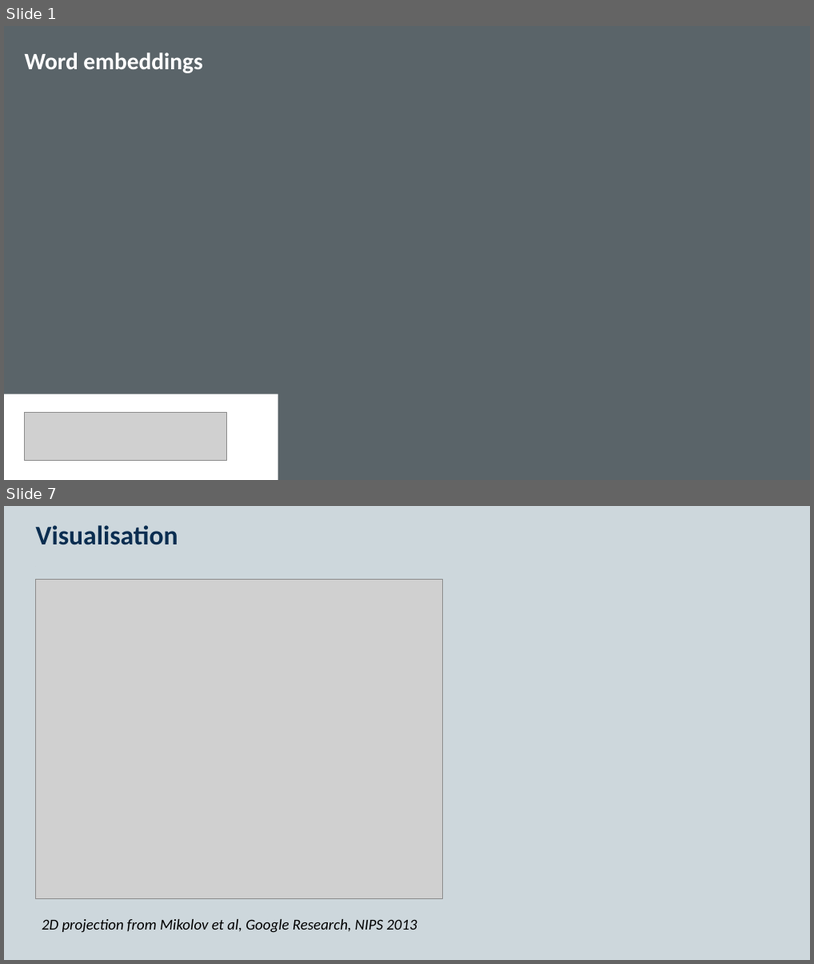
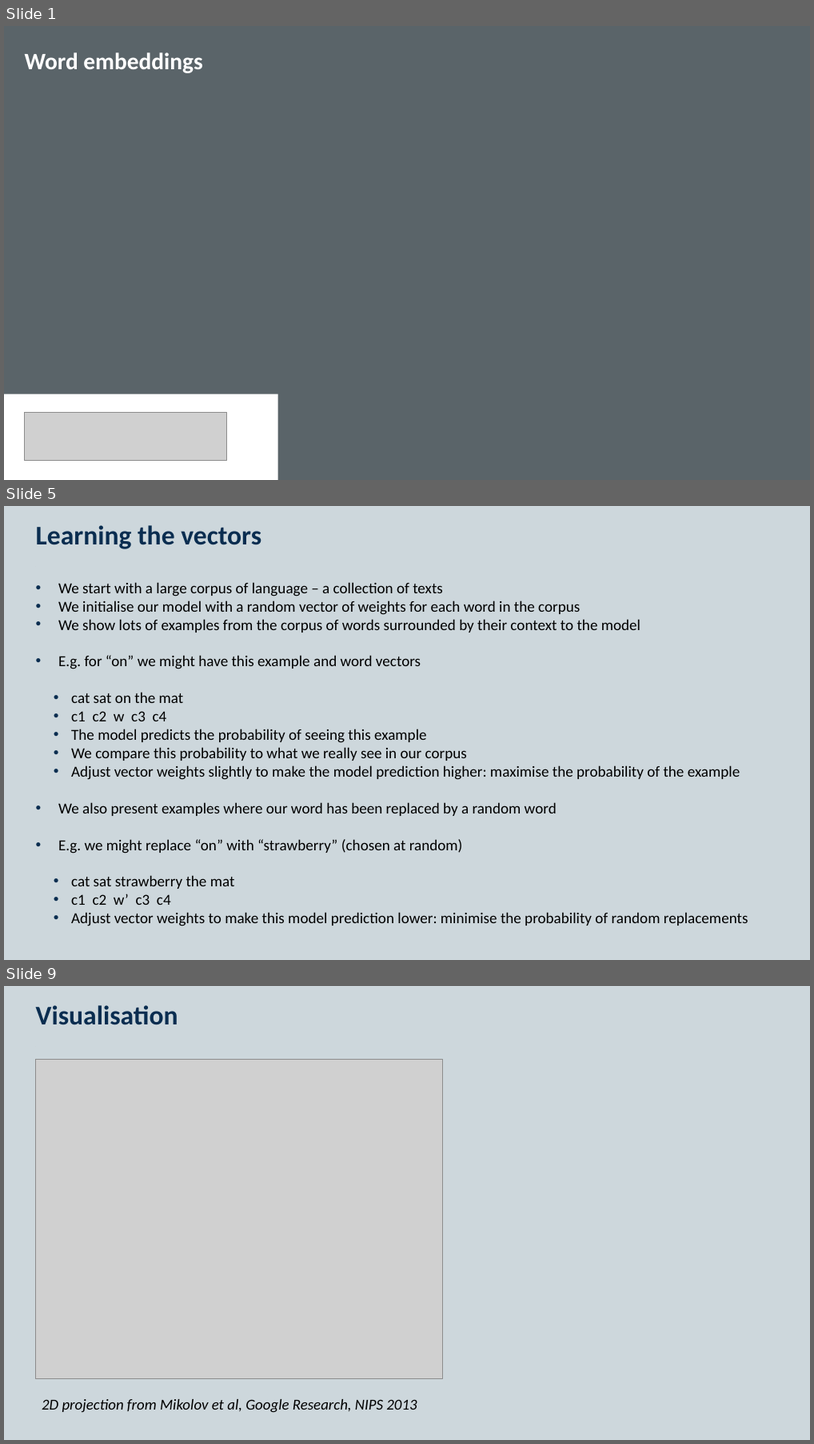
Before and after one commit to KCL-Health-NLP/nlp-half-day-workshop, a slide deck: presentations/word-embeddings.pptx. Shown one above the other, each under a label of ours: slides 1 and 7 before the commit, slides 1, 5 and 9 after it; the slides between them are not shown. The pictures are 814x964 and 814x1444 pixels, drawn with LibreOffice and Linux fonts; fonts in the diff are those of the drawing; grey boxes stand for pictures; background and template pictures are left out. Boxes give left, top, right and bottom in pixels: in the first picture for what was removed or moved away, otherwise in the second. Text is boxed around its words. In the diff, an @@ line names an element or a change of style, - is before the commit and + after.

```diff
--- a/presentations/word-embeddings.pptx
+++ b/presentations/word-embeddings.pptx
@@ slide 5 added at (x1=4, y1=506, x2=810, y2=960), background #CDD7DC; not listed: 2 template elements that a slide beside it also shows @@
@@ title added at (x1=36, y1=525, x2=262, y2=549), 32 pt, text #0A2D50, bold @@
+Learning the vectors
@@ text added at (x1=58, y1=582, x2=749, y2=926), 18.2 pt, text #000000 @@
+• We start with a large corpus of language – a collection of texts
+• We initialise our model with a random vector of weights for each word in the corpus
+• We show lots of examples from the corpus of words surrounded by their context to the model
+• E.g. for “on” we might have this example and word vectors
+      • cat sat on the mat
+      • c1 c2 w c3 c4
+      • The model predicts the probability of seeing this example
+      • We compare this probability to what we really see in our corpus
+      • Adjust vector weights slightly to make the model prediction higher: maximise the probability of the example
+• We also present examples where our word has been replaced by a random word
+• E.g. we might replace “on” with “strawberry” (chosen at random)
+      • cat sat strawberry the mat
+      • c1 c2 w’ c3 c4
+      • Adjust vector weights to make this model prediction lower: minimise the probability of random replacements
@@ what was slide 7 is now slide 9 @@
```
Also in this commit, not shown: 4 slides changed, 2 other slides added, 1 slide removed, 7 other files.
